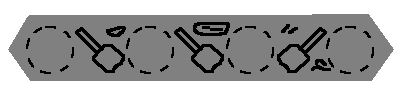
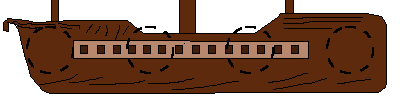
Layers edited between the first and the second 400x100 image:
painted on "Background copy" over left=3, top=0, right=394, bottom=94
